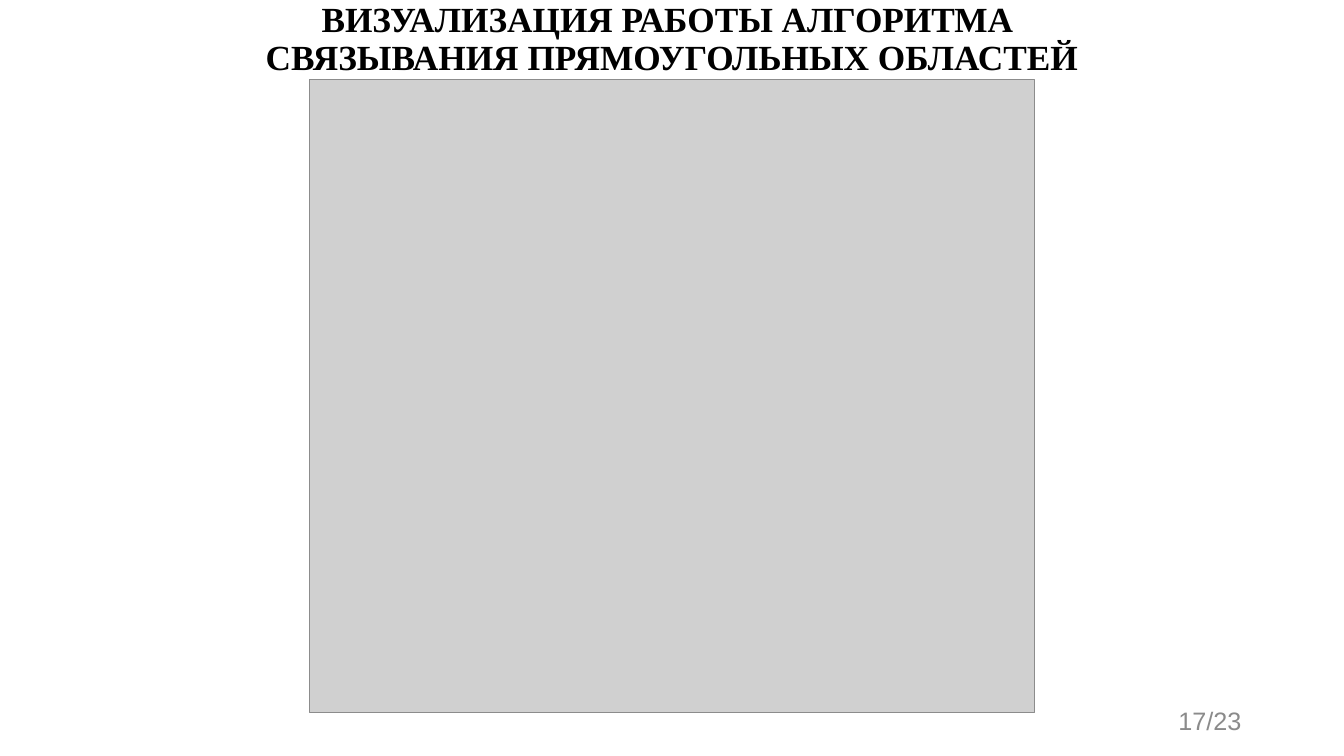
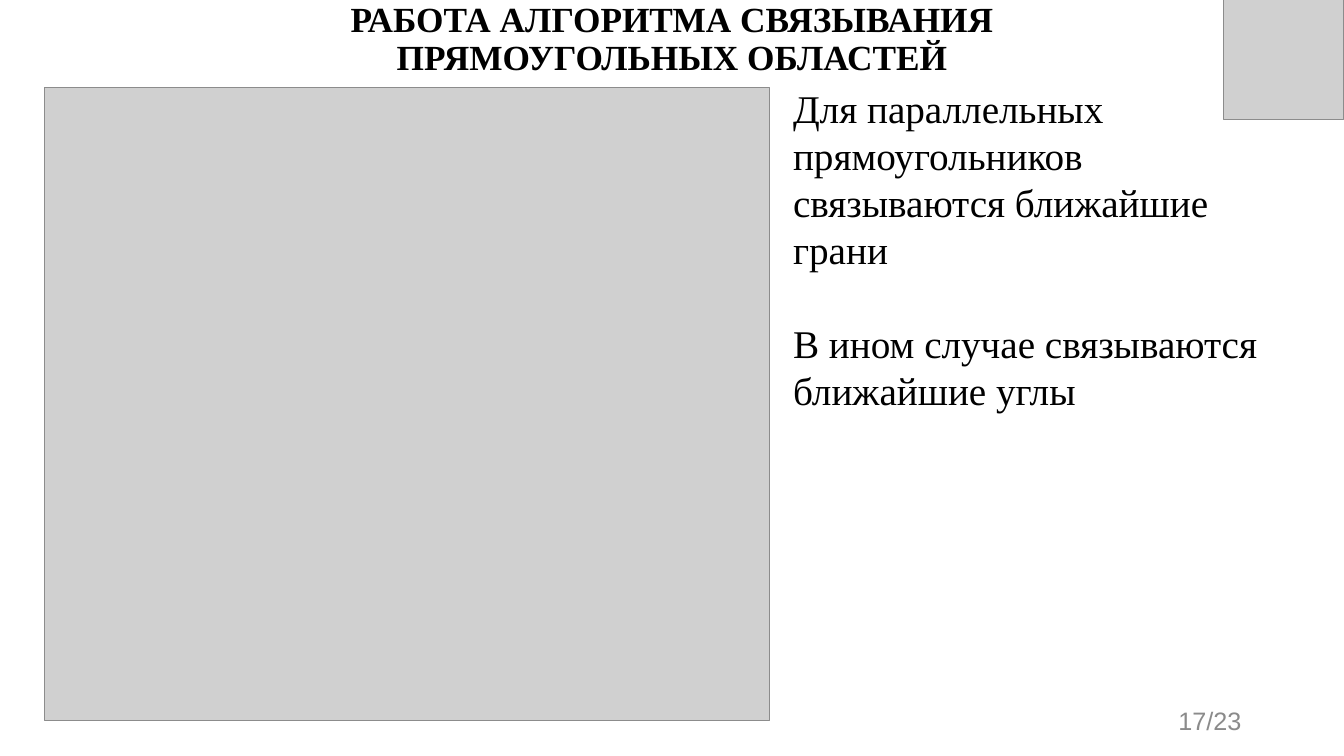
Before and after one commit to evgenkot/uav-route-calculation, a slide deck: slide 17 of doc/GQW/Raschupkin_EV_UAV_Route_Planning.pptx. Drawn at 1344x756 pixels with LibreOffice and Linux fonts; fonts in the diff are those of the drawing; grey boxes stand for pictures. Boxes give left, top, right and bottom in pixels: in the first picture for what was removed or moved away, otherwise in the second. Text is boxed around its words. In the diff, an @@ line names an element or a change of style, - is before the commit and + after.

```diff
--- a/doc/GQW/Raschupkin_EV_UAV_Route_Planning.pptx
+++ b/doc/GQW/Raschupkin_EV_UAV_Route_Planning.pptx
@@ title at bbox=[351, 8, 993, 71]: text changed @@
-ВИЗУАЛИЗАЦИЯ РАБОТЫ АЛГОРИТМА
-СВЯЗЫВАНИЯ ПРЯМОУГОЛЬНЫХ ОБЛАСТЕЙ
+РАБОТА АЛГОРИТМА СВЯЗЫВАНИЯ ПРЯМОУГОЛЬНЫХ ОБЛАСТЕЙ
@@ picture added at bbox=[1224, 0, 1344, 120] @@
@@ picture: place and size @@
-picture at bbox=[310, 80, 1034, 713]
+picture at bbox=[45, 88, 770, 721]
@@ text added at bbox=[793, 97, 1257, 413], 28 pt, text #000000 @@
+Для параллельных прямоугольников связываются ближайшие грани
+В ином случае связываются ближайшие углы
```
Also in this commit, not shown: 22 other slides changed.
